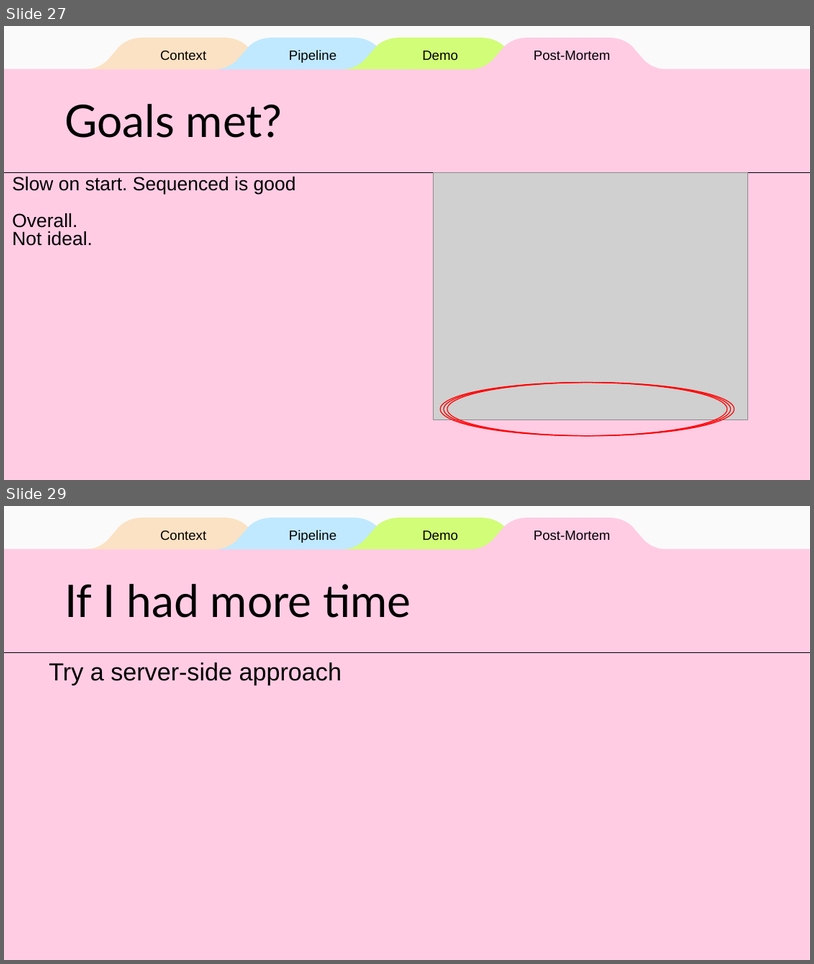
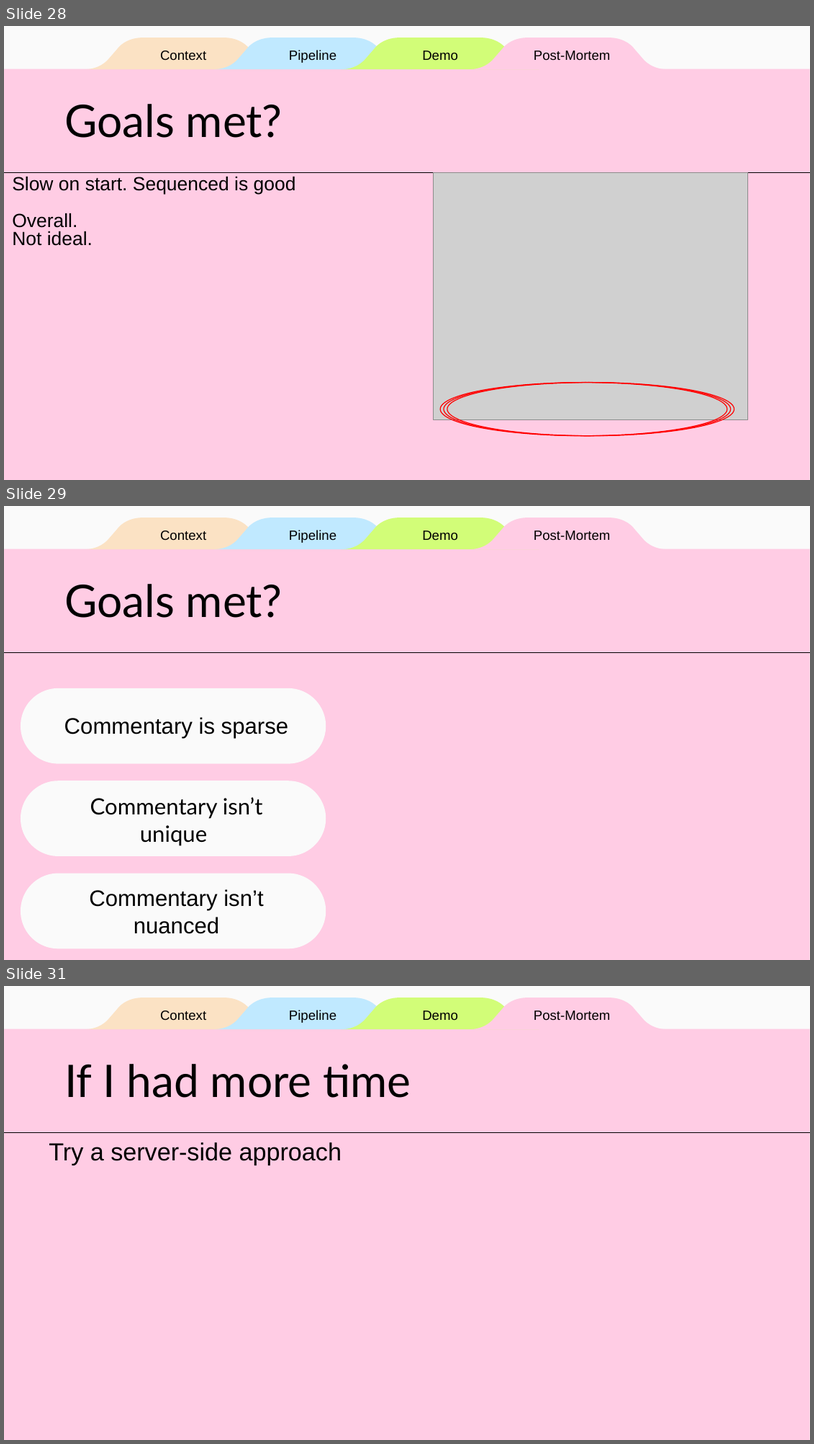
Before and after one commit to dannys0n/OpenCast, a slide deck: Presentation/OpenCast.pptx. Shown one above the other, each under a label of ours: slides 27 and 29 before the commit, slides 28, 29 and 31 after it; the slides between them are not shown. The pictures are 814x964 and 814x1444 pixels, drawn with LibreOffice and Linux fonts; fonts in the diff are those of the drawing; grey boxes stand for pictures. Boxes give left, top, right and bottom in pixels: in the first picture for what was removed or moved away, otherwise in the second. Text is boxed around its words. In the diff, an @@ line names an element or a change of style, - is before the commit and + after.

```diff
--- a/Presentation/OpenCast.pptx
+++ b/Presentation/OpenCast.pptx
@@ slide 29 added at <box>4,506,810,960</box>, background #FAFAFA; not listed: 1 template element that a slide beside it also shows @@
@@ freeform shape added at <box>85,518,283,548</box>, fill #FBE2C4 @@
@@ freeform shape added at <box>214,518,412,548</box>, fill #C0E9FF @@
@@ freeform shape added at <box>341,518,540,548</box>, fill #D2FD78 @@
@@ freeform shape added at <box>469,518,668,548</box>, fill #FFCCE4 @@
@@ subtitle added at <box>160,530,206,541</box>, 12 pt, text #000000 @@
+Context
@@ subtitle added at <box>289,530,337,543</box>, 12 pt, text #000000 @@
+Pipeline
@@ subtitle added at <box>422,530,458,541</box>, 12 pt, text #000000 @@
+Demo
@@ title added at <box>534,530,611,541</box>, 12 pt, text #000000 @@
+Post-Mortem
@@ title added at <box>64,584,283,618</box>, 40 pt, text #000000 @@
+Goals met?
@@ line added from (810, 653) to (4, 653), #000000 0.75 pt @@
@@ rounded rectangle added at <box>21,688,327,764</box>, fill #FAFAFA @@
@@ title added at <box>64,717,288,738</box>, 20 pt, text #000000 @@
+Commentary is sparse
@@ rounded rectangle added at <box>21,780,327,856</box>, fill #FAFAFA @@
@@ title added at <box>90,797,263,845</box>, 20 pt, text #000000 @@
+Commentary isn’t unique
@@ rounded rectangle added at <box>21,873,327,949</box>, fill #FAFAFA @@
@@ title added at <box>89,889,263,934</box>, 20 pt, text #000000 @@
+Commentary isn’t nuanced
@@ what was slide 27 is now slide 28 @@
@@ what was slide 29 is now slide 31 @@
```
Also in this commit, not shown: 5 slides changed, 2 other slides added, 1 slide removed.
